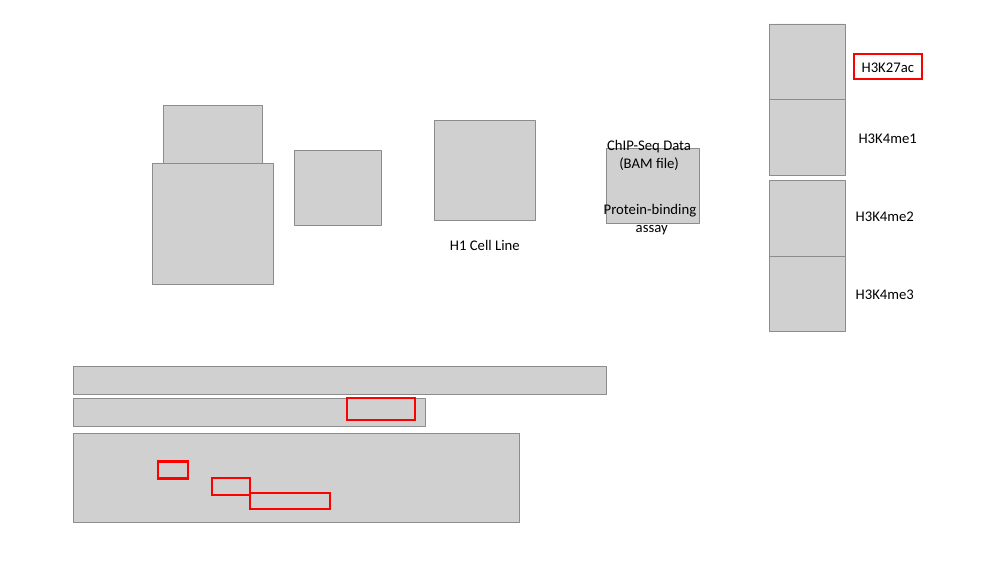
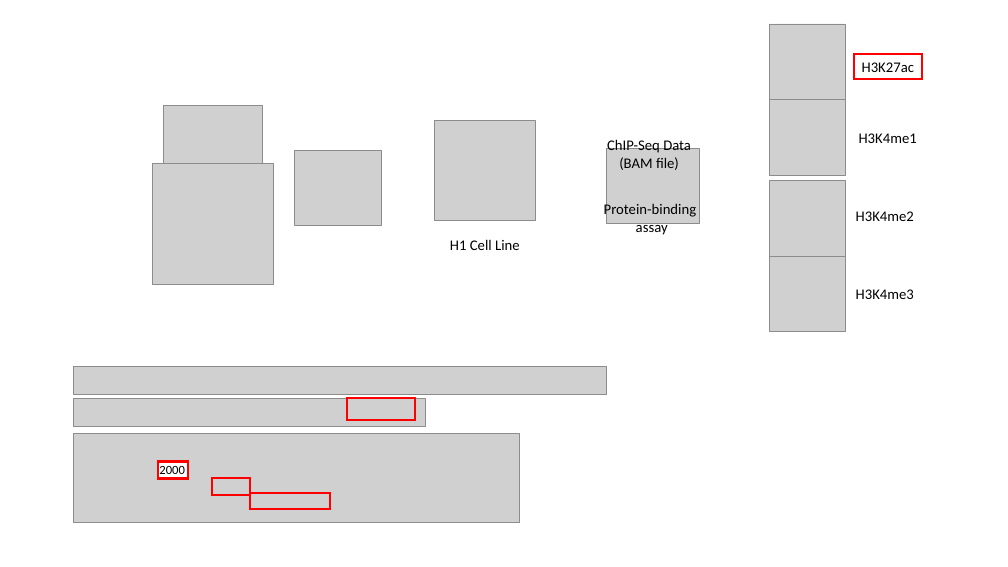
Before and after one commit to shauryajauhari/MachineLearning, a slide deck: slide 3 of Machine_Learning_Deep_Learning/data/Dataset_Preparation_EP_DL.pptx. Drawn at 1008x567 pixels with LibreOffice and Linux fonts; fonts in the diff are those of the drawing; grey boxes stand for pictures. Boxes give left, top, right and bottom in pixels: in the first picture for what was removed or moved away, otherwise in the second. Text is boxed around its words. In the diff, an @@ line names an element or a change of style, - is before the commit and + after.

```diff
--- a/Machine_Learning_Deep_Learning/data/Dataset_Preparation_EP_DL.pptx
+++ b/Machine_Learning_Deep_Learning/data/Dataset_Preparation_EP_DL.pptx
@@ rectangle at bbox=[158, 462, 188, 479]: fill none to #FFFFFF @@
@@ text added at bbox=[159, 466, 184, 478], 12 pt, text #000000 @@
+2000
```
Also in this commit, not shown: 3 other slides changed, 2 other files.
